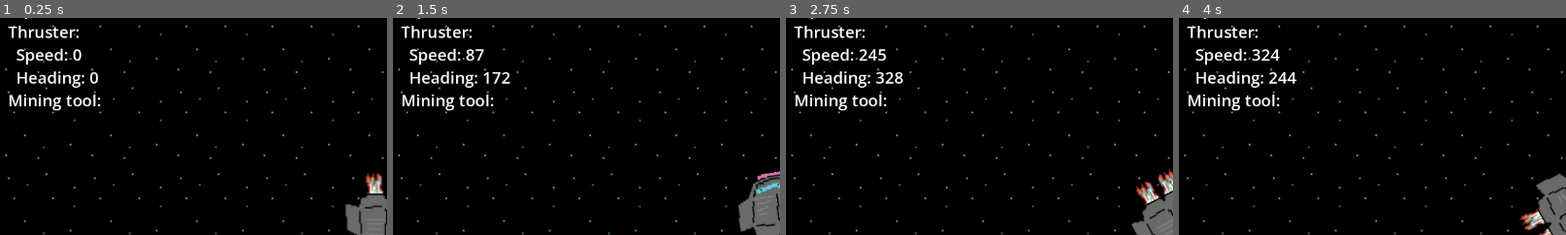
Above: before the commit, frames 1-4 (left to right).
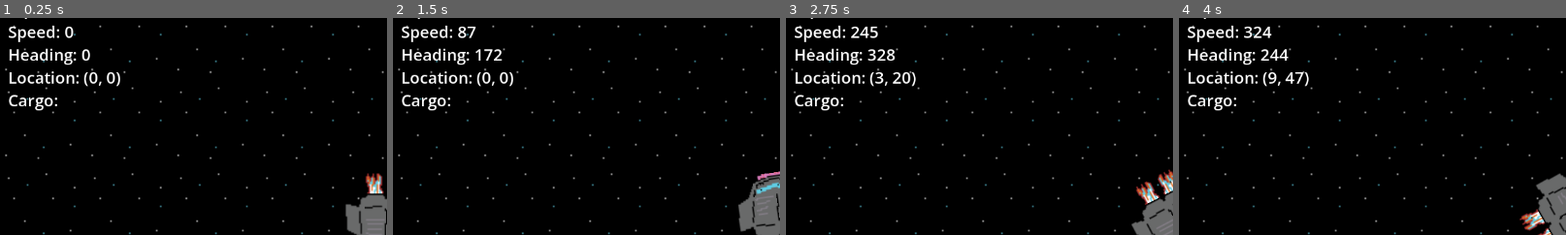
Above: after the commit, the same moments.

Repository: bingecraft-net/sandbox
Game: Godot game, scene res://node_2d.tscn
Two runs of this game, one before a commit and one after it. Both use one fixed random seed, a clock stepped at 60 frames per second and the inputs below.
Inputs:
- Up to frame 1 (0.25 s): no input
- Up to frame 2 (1.5 s): tap Enter at 0.5 s; hold Right (ui_right) 0.53-1.28 s; hold Down (ui_down) from 1.28 s (still down)
- Up to frame 3 (2.75 s): release Down (ui_down) at 2.03 s; hold Right (ui_right) from 2.03 s (still down)
- Up to frame 4 (4 s): release Right (ui_right) at 2.78 s; hold Up (ui_up) 2.78-3.53 s; hold Left (ui_left) from 3.53 s (still down)
The pictures show only the part of the screen within x 0-50%, y 5-55%; the shares and areas given below are measured in that part.

The runs differ from the first frame. In frame 1, 3.1% of the frame differs, in the area x 2-32%, y 3-43%; in frame 2, 3.3%; in frame 3, 3.5%, in the area x 2-34%, y 3-43%; in frame 4, 3.4%.

Commit message:
reorganize hud and add coordinates to hud

Diff:
--- a/node_2d.gd
+++ b/node_2d.gd
@@ -30,10 +30,10 @@
 
 	var text_lines = []
 	text_lines.append("Ship:")
-	text_lines.append("  Thruster:")
-	text_lines.append("    Speed: %.0f" % $RigidBody2D.linear_velocity.length())
-	text_lines.append("    Heading: %.0f" % ($RigidBody2D/TileMapLayer.rotation_degrees))
-	text_lines.append("  Mining tool:")
+	text_lines.append("  Speed: %.0f" % $RigidBody2D.linear_velocity.length())
+	text_lines.append("  Heading: %.0f" % ($RigidBody2D/TileMapLayer.rotation_degrees))
+	text_lines.append("  Location: %.0v" % ($RigidBody2D.position / 16))
+	text_lines.append("  Cargo:")
 	for key in cargo:
 		text_lines.append("    %s: %s" % [lookup.get(key) if key in lookup else key, cargo.get(key)])
 
